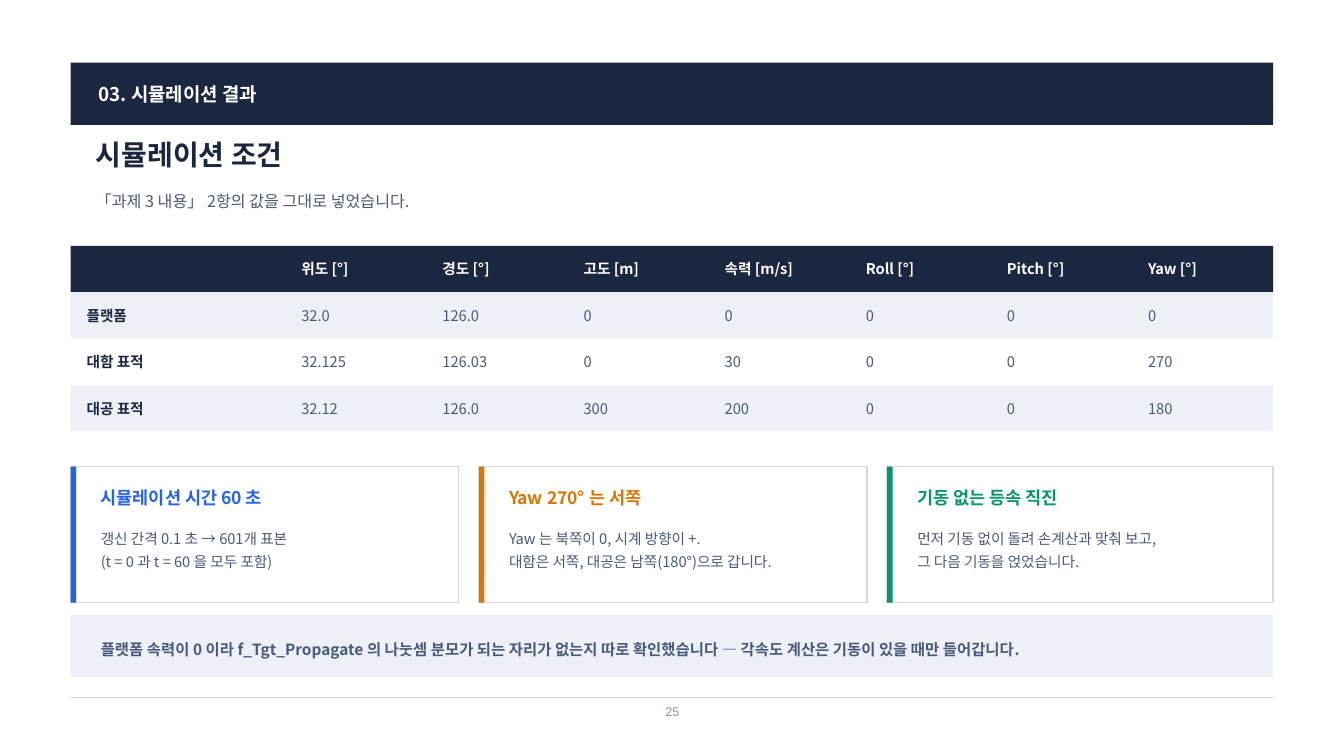
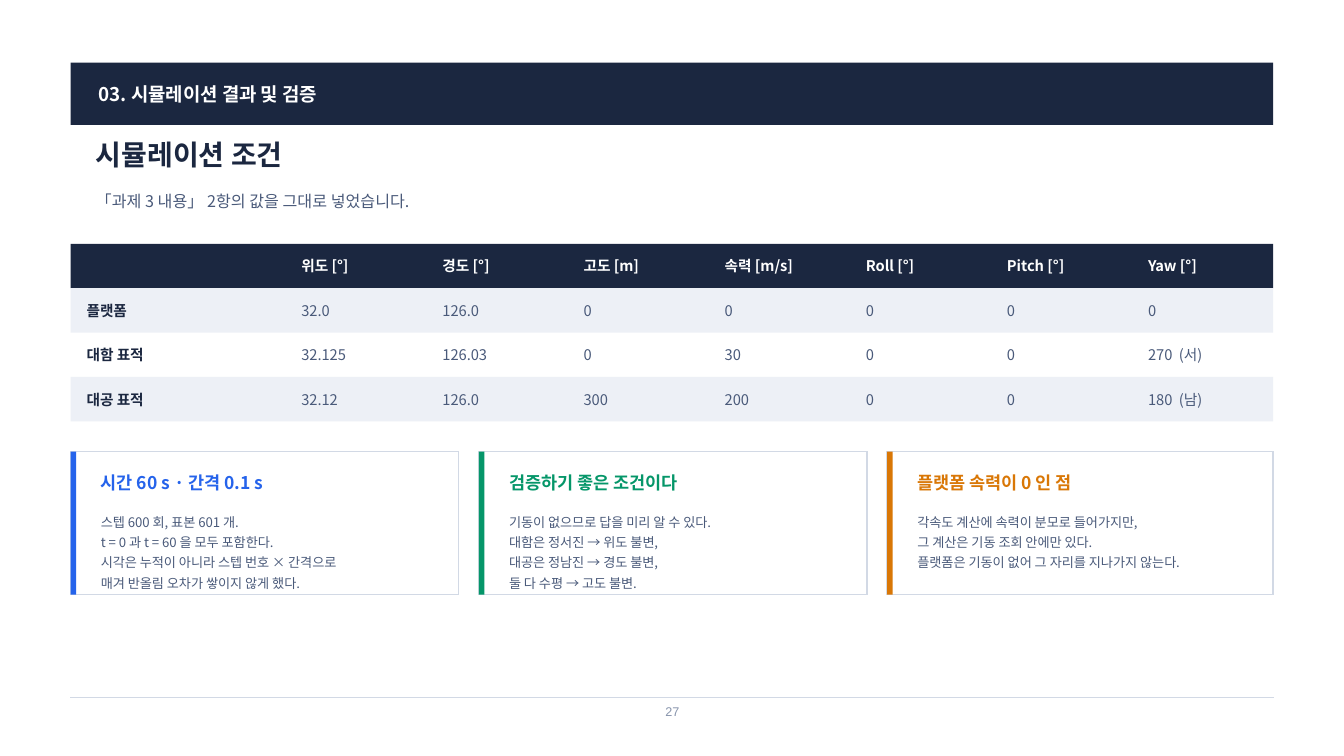
Before and after one commit to harley-hwan/radar-sw-study, a slide deck: slide 27 of Part3_TargetSim/ref/산출물/Chapter3_TargetSim.pptx (slide 25 before the commit). Drawn at 1344x756 pixels with LibreOffice and Linux fonts; fonts in the diff are those of the drawing. Boxes give left, top, right and bottom in pixels: in the first picture for what was removed or moved away, otherwise in the second. Text is boxed around its words. In the diff, an @@ line names an element or a change of style, - is before the commit and + after.

```diff
--- a/Part3_TargetSim/ref/산출물/Chapter3_TargetSim.pptx
+++ b/Part3_TargetSim/ref/산출물/Chapter3_TargetSim.pptx
@@ text at (99, 85, 318, 103): text changed @@
-03. 시뮬레이션 결과
+03. 시뮬레이션 결과 및 검증
@@ rectangle: place and size @@
-rectangle at (71, 246, 1273, 292)
+rectangle at (71, 244, 1273, 288)
@@ 15 texts, 1 rectangle: place and size @@
-15 texts, 1 rectangle at (71, 292, 1273, 369)
+15 texts, 1 rectangle at (71, 288, 1273, 362)
@@ text at (1148, 348, 1202, 363): text changed @@
-270
+270 (서)
@@ 7 texts, 1 rectangle: place and size @@
-7 texts, 1 rectangle at (71, 385, 1273, 432)
+7 texts, 1 rectangle at (71, 377, 1273, 421)
@@ text at (1148, 393, 1202, 408): text changed @@
-180
+180 (남)
@@ rectangle: place and size @@
-rectangle at (71, 467, 459, 603)
+rectangle at (71, 452, 459, 595)
@@ rectangle: place and size @@
-rectangle at (71, 467, 77, 603)
+rectangle at (71, 452, 77, 595)
@@ text at (101, 474, 264, 491): text changed @@
-시뮬레이션 시간 60 초
+시간 60 s · 간격 0.1 s
@@ rectangle: place and size @@
-rectangle at (479, 467, 867, 603)
+rectangle at (479, 452, 867, 595)
@@ rectangle: place and size @@
-rectangle at (479, 467, 485, 603)
+rectangle at (479, 452, 485, 595)
@@ rectangle at (479, 452, 485, 595): fill #D97706 to #059669 @@
@@ text at (509, 474, 677, 491): text changed; text colour #D97706 to #059669 @@
-Yaw 270° 는 서쪽
+검증하기 좋은 조건이다
@@ rectangle: place and size @@
-rectangle at (887, 467, 1273, 603)
+rectangle at (887, 452, 1273, 595)
@@ rectangle: place and size @@
-rectangle at (887, 467, 893, 603)
+rectangle at (887, 452, 893, 595)
@@ rectangle at (887, 452, 893, 595): fill #059669 to #D97706 @@
@@ text at (917, 474, 1072, 491): text changed; text colour #059669 to #D97706 @@
-기동 없는 등속 직진
+플랫폼 속력이 0 인 점
@@ text at (101, 516, 336, 589): text changed; size 10.5 to 9.4 pt @@
-갱신 간격 0.1 초 → 601개 표본
-(t = 0 과 t = 60 을 모두 포함)
+스텝 600 회, 표본 601 개.
+t = 0 과 t = 60 을 모두 포함한다.
+시각은 누적이 아니라 스텝 번호 × 간격으로
+매겨 반올림 오차가 쌓이지 않게 했다.
@@ text at (509, 516, 711, 589): text changed; size 10.5 to 9.4 pt @@
-Yaw 는 북쪽이 0, 시계 방향이 +.
-대함은 서쪽, 대공은 남쪽(180°)으로 갑니다.
+기동이 없으므로 답을 미리 알 수 있다.
+대함은 정서진 → 위도 불변,
+대공은 정남진 → 경도 불변,
+둘 다 수평 → 고도 불변.
@@ text at (917, 516, 1180, 568): text changed; size 10.5 to 9.4 pt @@
-먼저 기동 없이 돌려 손계산과 맞춰 보고,
-그 다음 기동을 얹었습니다.
+각속도 계산에 속력이 분모로 들어가지만,
+그 계산은 기동 조회 안에만 있다.
+플랫폼은 기동이 없어 그 자리를 지나가지 않는다.
@@ rectangle removed at (71, 615, 1273, 678) @@
@@ text removed at (101, 642, 1020, 659) @@
-플랫폼 속력이 0 이라 f_Tgt_Propagate 의 나눗셈 분모가 되는 자리가 없는지 따로 확인했습니다 — 각속도 계산은 기동이 있을 때만 들어갑니다.
@@ text at (665, 707, 679, 716): text changed @@
-25
+27
```
Also in this commit, not shown: 29 other slides changed, 4 slides added, 1 slide removed, 43 other files.
